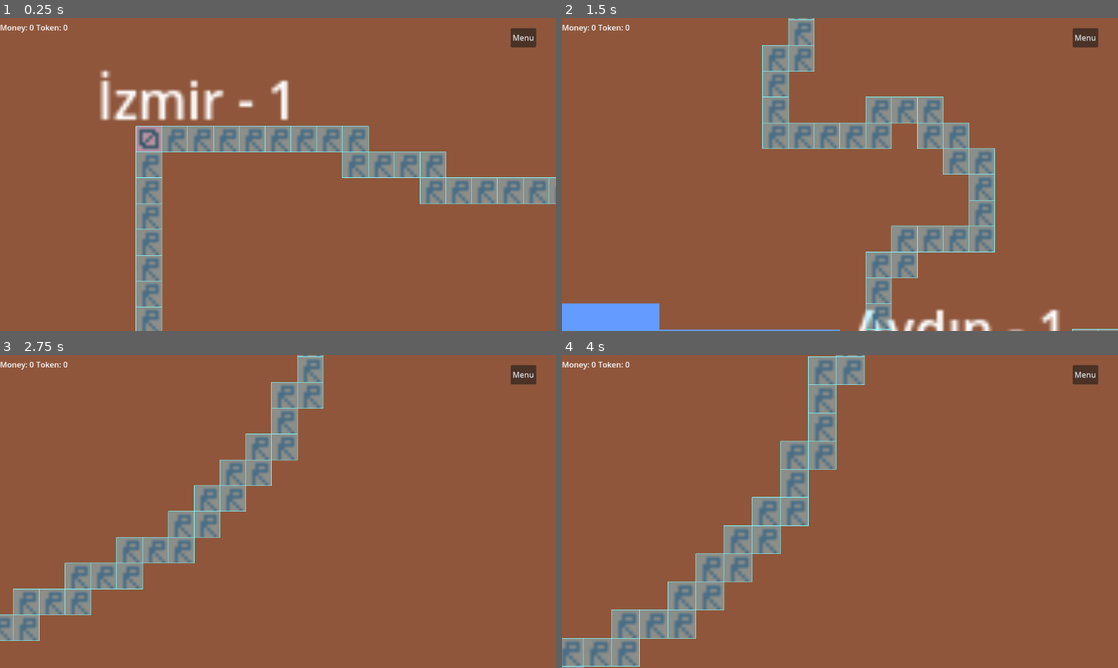
Above: before the commit, frames 1-4 (two rows, left to right).
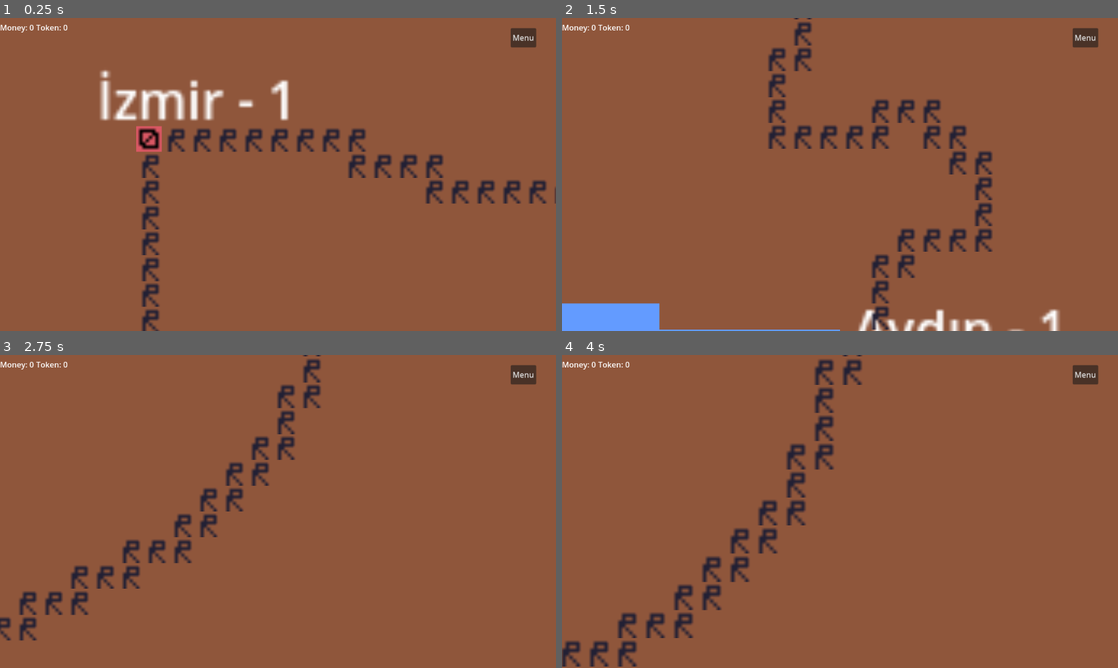
Above: after the commit, the same moments.

Repository: yigitozdemir/GLorryCorp
Game: Godot game, scene res://scenes/main_scenes/game_scene/game_scene.tscn
Two runs of this game, one before a commit and one after it. Both use one fixed random seed, a clock stepped at 60 frames per second and the inputs below.
Inputs (mouse positions are in pixels of both pictures, inside the frame that each line leads up to):
- Up to frame 1 (0.25 s): no input
- Up to frame 2 (1.5 s): tap Enter at 0.5 s; move the mouse to (962, 158) at 0.52 s; hold S (camera_move_down) 0.53-1.28 s; move the mouse to (728, 190) at 1.27 s; tap A (camera_move_left) at 1.35 s
- Up to frame 3 (2.75 s): tap Space at 2 s; move the mouse to (333, 442) at 2.02 s; hold D (camera_move_right) from 2.03 s (still down)
- Up to frame 4 (4 s): move the mouse to (812, 574) at 2.77 s; release D (camera_move_right) at 2.78 s; tap W (camera_move_up) at 2.85 s; tap Enter at 3.5 s; move the mouse to (1006, 558) at 3.52 s; tap Mouse wheel up (camera_zoom_in) at 3.6 s

The runs differ from the first frame. In frame 1, 10% of the frame differs, in the area x 24-100%, y 34-100%; in frame 2, 11%, in the area x 36-100%, y 0-100%; in frame 3, 9.0%; in frame 4, 9.7%.

Commit message:
Navigation debug rendering is disabled

Diff:
--- a/scenes/lorry/Lorry.tscn
+++ b/scenes/lorry/Lorry.tscn
@@ -24,8 +24,6 @@
 max_speed = 10.0
 avoidance_layers = 0
 avoidance_mask = 0
-debug_enabled = true
-debug_use_custom = true
 
 [node name="sprite" type="Sprite2D" parent="."]
 texture = SubResource("AtlasTexture_y08lc")
--- a/scenes/lorry/models/L_Ultra1.tscn
+++ b/scenes/lorry/models/L_Ultra1.tscn
@@ -25,8 +25,6 @@
 max_speed = 10.0
 avoidance_layers = 0
 avoidance_mask = 0
-debug_enabled = true
-debug_use_custom = true
 
 [node name="sprite" type="Sprite2D" parent="."]
 texture = SubResource("AtlasTexture_y08lc")
--- a/scenes/main_scenes/game_scene/game_scene.tscn
+++ b/scenes/main_scenes/game_scene/game_scene.tscn
@@ -126,7 +126,6 @@
 position = Vector2(2, 0)
 tile_set = SubResource("TileSet_20yly")
 cell_quadrant_size = 8
-navigation_visibility_mode = 1
 format = 2
 layer_0/name = "Road"
 layer_0/z_index = 1
